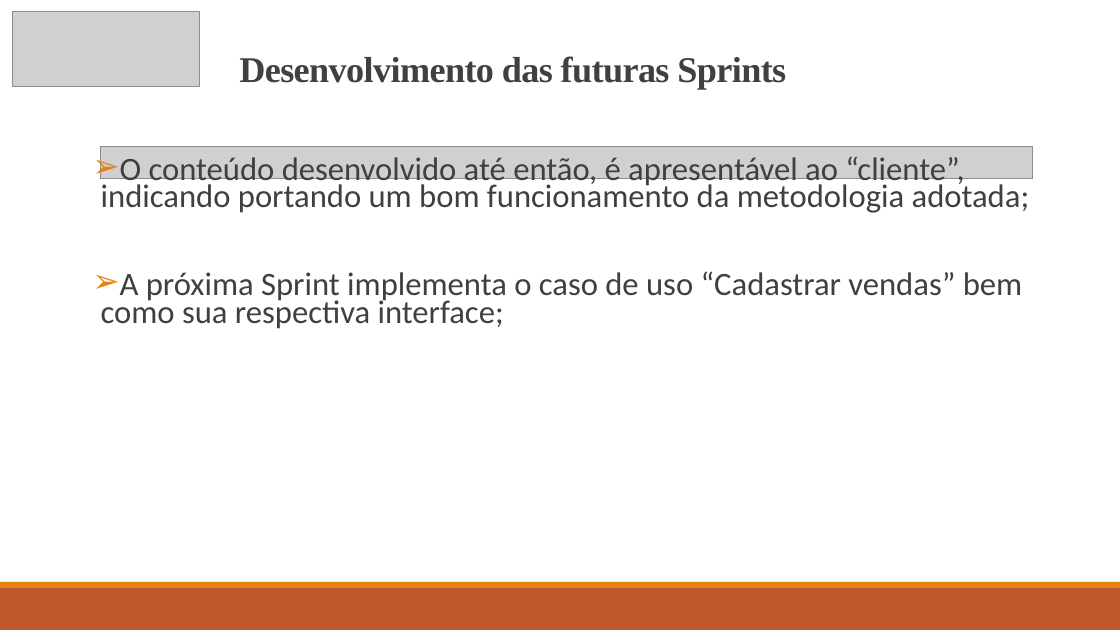
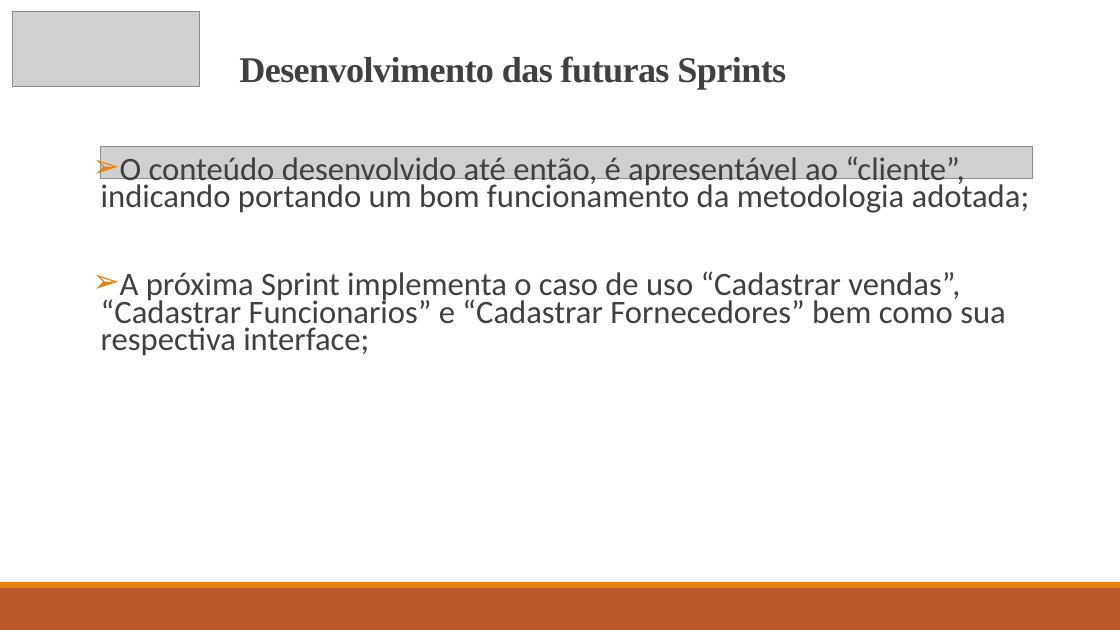
Before and after one commit to Software-gerenciamento/Slides, a slide deck: slide 13 of Apresentação - Sprint 2(1).pptx. Drawn at 1120x630 pixels with LibreOffice and Linux fonts; fonts in the diff are those of the drawing; grey boxes stand for pictures. Boxes give left, top, right and bottom in pixels: in the first picture for what was removed or moved away, otherwise in the second. Text is boxed around its words. In the diff, an @@ line names an element or a change of style, - is before the commit and + after.

```diff
--- a/Apresentação - Sprint 2(1).pptx
+++ b/Apresentação - Sprint 2(1).pptx
@@ text at [101, 271, 1006, 356]: text changed @@
-➢ A próxima Sprint implementa o caso de uso “Cadastrar vendas” bem como sua respectiva interface;
+➢ A próxima Sprint implementa o caso de uso “Cadastrar vendas”, “Cadastrar Funcionarios” e “Cadastrar Fornecedores” bem como sua respectiva interface;
```
Also in this commit, not shown: 1 other slide changed, 1 slide added, 1 slide removed.
